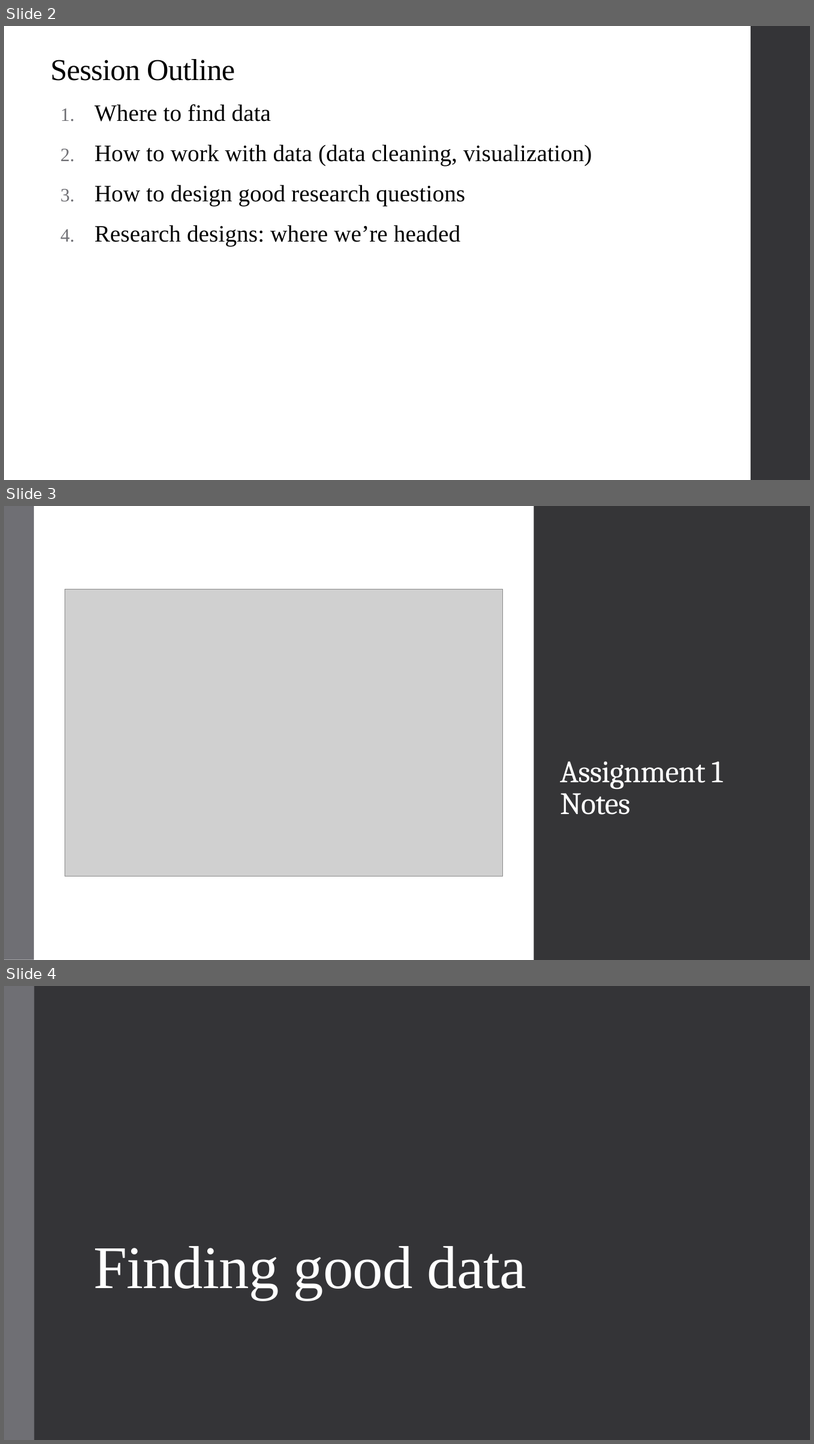
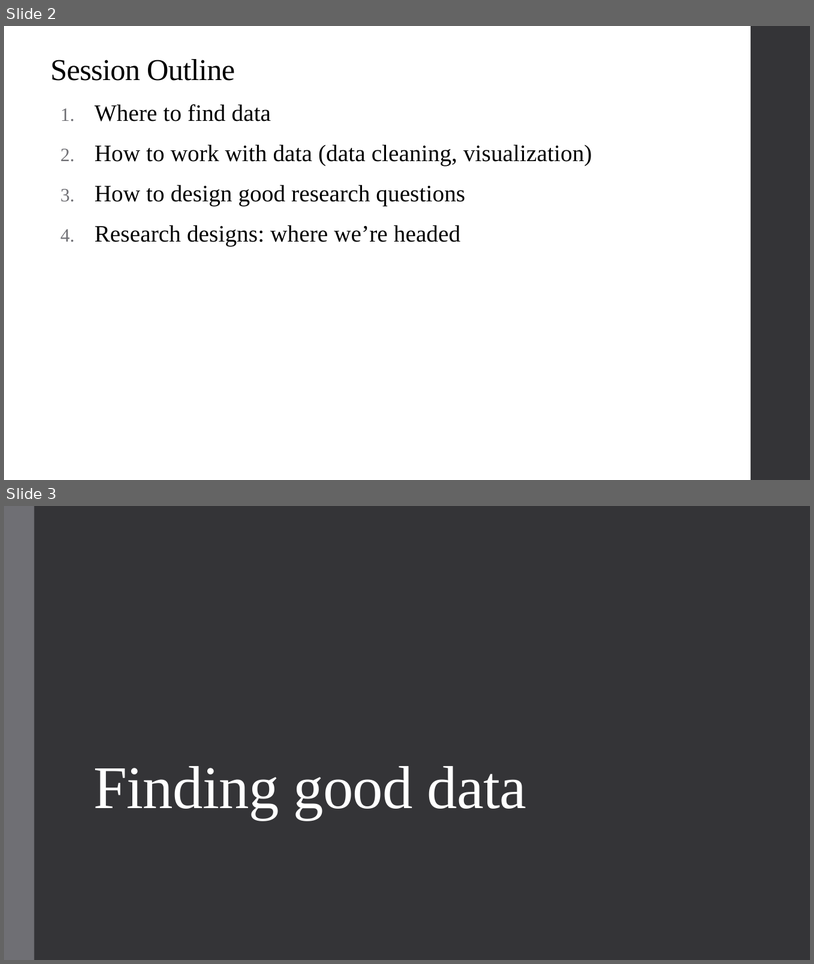
Before and after one commit to alex-hoagland/HAD5744, a slide deck: Lecture05_DataCleaning/Lecture5_DataCleaning-ResearchDesign.pptx. Shown one above the other, each under a label of ours: slides 2, 3 and 4 before the commit, slides 2 and 3 after it. The pictures are 814x1444 and 814x964 pixels, drawn with LibreOffice and Linux fonts; fonts in the diff are those of the drawing; grey boxes stand for pictures. Boxes give left, top, right and bottom in pixels: in the first picture for what was removed or moved away, otherwise in the second. Text is boxed around its words. In the diff, an @@ line names an element or a change of style, - is before the commit and + after.

```diff
--- a/Lecture05_DataCleaning/Lecture5_DataCleaning-ResearchDesign.pptx
+++ b/Lecture05_DataCleaning/Lecture5_DataCleaning-ResearchDesign.pptx
@@ slide 3 removed at (4, 506, 810, 960), background #FFFFFF; not listed: 1 template element that a slide beside it also shows @@
@@ rectangle removed at (4, 506, 34, 960) @@
@@ rectangle removed at (33, 506, 534, 960) @@
@@ rectangle removed at (34, 506, 751, 960) @@
@@ rectangle removed at (751, 506, 810, 960) @@
@@ picture removed at (65, 589, 503, 876) @@
@@ title removed at (560, 761, 723, 814) @@
-Assignment 1 Notes
@@ what was slide 4 is now slide 3 @@
```
Also in this commit, not shown: 1 slide changed, 3 other files.
